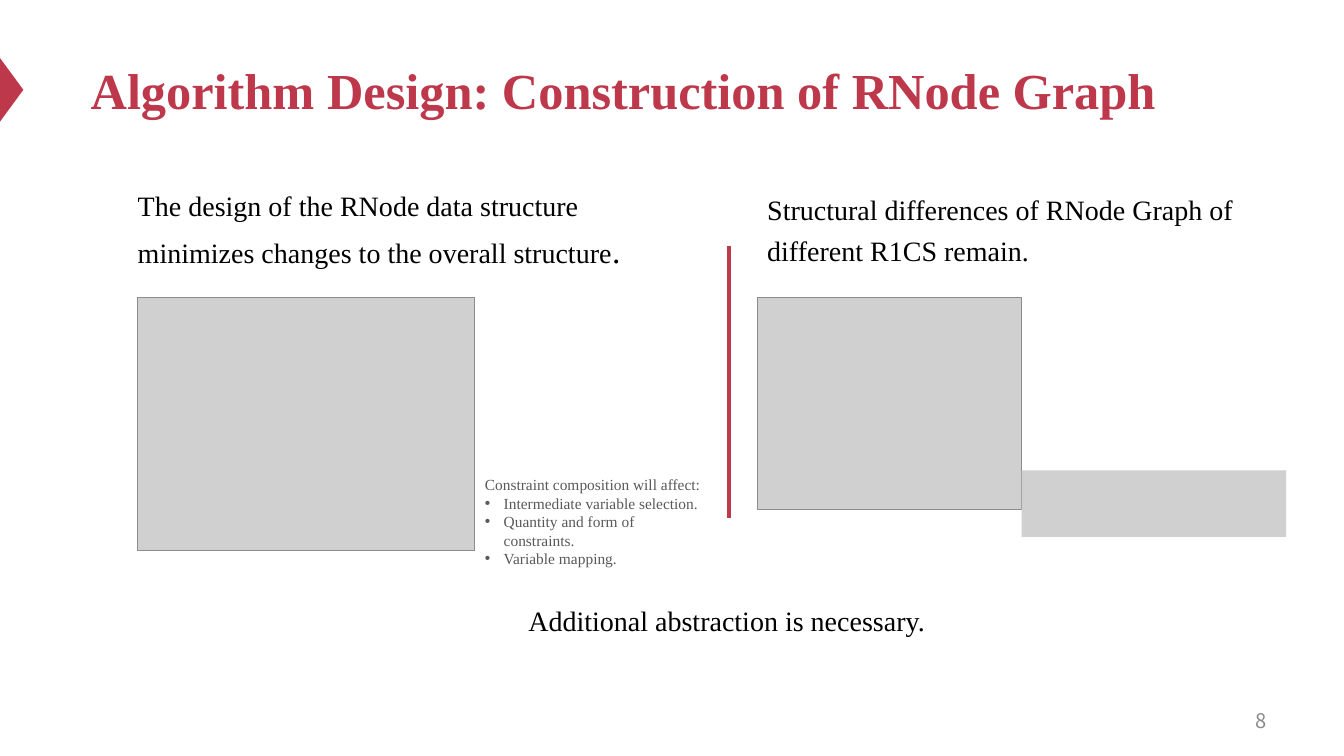
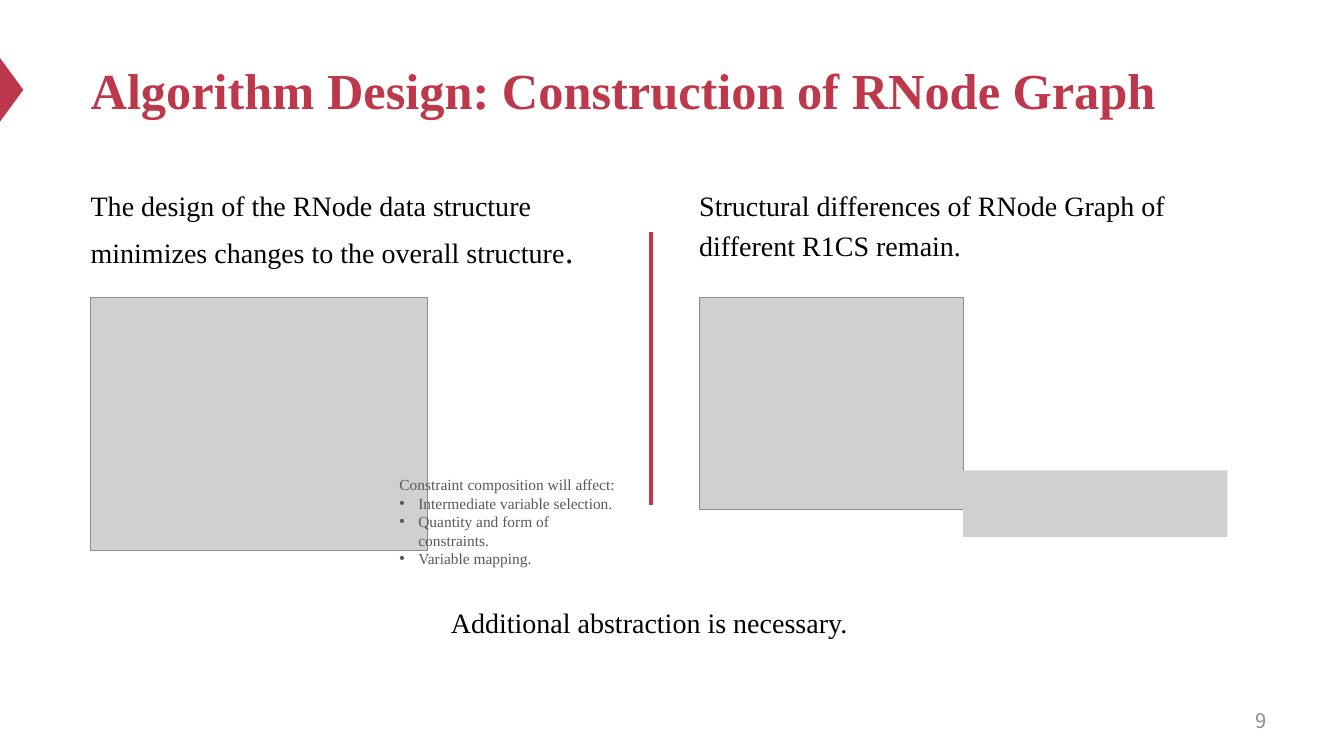
Before and after one commit to Ash1sc/R1CS-normal-form-generator, a slide deck: slide 9 of meeting_docs/PRDC/ppt.pptx (slide 8 before the commit). Drawn at 1344x756 pixels with LibreOffice and Linux fonts; fonts in the diff are those of the drawing; grey boxes stand for pictures. Boxes give left, top, right and bottom in pixels: in the first picture for what was removed or moved away, otherwise in the second. Text is boxed around its words. In the diff, an @@ line names an element or a change of style, - is before the commit and + after.

```diff
--- a/meeting_docs/PRDC/ppt.pptx
+++ b/meeting_docs/PRDC/ppt.pptx
@@ text "The design of the RNode ..." moved from (x1=138, y1=196, x2=612, y2=268) to (x1=91, y1=196, x2=564, y2=268) @@
@@ text "Structural differences of RNode Graph ..." rewrapped from (x1=767, y1=200, x2=1232, y2=262) to (x1=699, y1=196, x2=1057, y2=257) @@
@@ line moved from (729, 246) - (729, 518) to (651, 232) - (651, 505) @@
@@ picture moved from (x1=138, y1=298, x2=475, y2=552) to (x1=91, y1=298, x2=427, y2=552) @@
@@ picture moved from (x1=757, y1=297, x2=1021, y2=509) to (x1=700, y1=298, x2=964, y2=510) @@
@@ text "Constraint composition will affect:" moved from (x1=485, y1=479, x2=700, y2=568) to (x1=399, y1=478, x2=615, y2=568) @@
@@ picture moved from (x1=1022, y1=471, x2=1287, y2=537) to (x1=963, y1=471, x2=1227, y2=537) @@
@@ text "Additional abstraction is necessary." moved from (x1=528, y1=611, x2=925, y2=637) to (x1=451, y1=613, x2=847, y2=639) @@
@@ page number at (x1=1255, y1=713, x2=1266, y2=728): text changed @@
-8
+9
```
Also in this commit, not shown: 1 other slide changed, 1 slide added, 4 other files.
